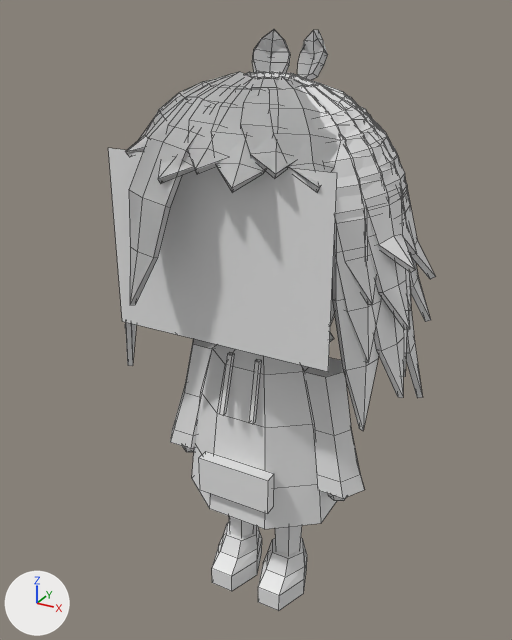
The Blender file assets/models/dreamer/dreamer.blend: old version first, new version second.
Before and after are seen from a camera (50 mm lens) standing at (0.913, -1.72, 1.821) and looking at (-0.049, 0.03, 0.946). Arrows for +X, +Y and +Z are at lower left; the lights stay in place. The older version comes first. Mesh edges are drawn as thin lines.

Names of what the first picture shows: 'Body', 'Face', 'HairLong', 'HairMedium', 'HairShort', 'LegLeft', 'ShoeLeft', 'ShoeRight', 'SleeveLeft', 'SleeveRight' and 3 more.
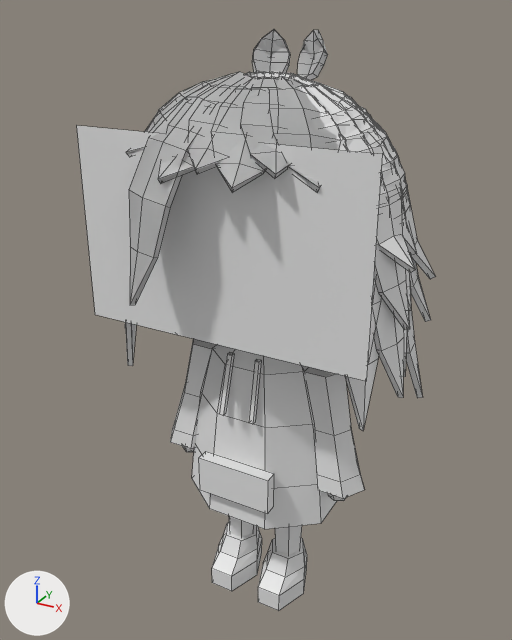
Commit message: Make the dreamer's eyes wide enough to reach past the head

The change in detail:
me_face is used by ob_face; parent ob_head; location (0.0, 0.0, 1.29).
me_face had 4 vertices, 1 face and spanned x -0.32..0.32, y -0.272, z -0.29..0.2.
me_face now has 4 vertices, 1 face and spans x -0.42..0.42, y -0.272, z -0.29..0.25.
Part 1, on me_face:
Vertex 0 of me_face moves from (-0.32, -0.272, -0.29) at pixel (122, 321) to (-0.42, -0.272, -0.29) at pixel (95, 314).
Vertex 1 of me_face moves from (0.32, -0.272, -0.29) at pixel (328, 371) to (0.42, -0.272, -0.29) at pixel (366, 381).
Vertex 2 of me_face moves from (0.32, -0.272, 0.2) at pixel (337, 173) to (0.42, -0.272, 0.25) at pixel (382, 154).
Vertex 3 of me_face moves from (-0.32, -0.272, 0.2) at pixel (108, 147) to (-0.42, -0.272, 0.25) at pixel (76, 125).

Changed parts and their boxes (x1, y1, x2, y2) in the pictures (512 x 640 px):
'Face', reshaped (33% wider, 14% taller): before (108, 148, 337, 372); after (77, 125, 383, 381)
